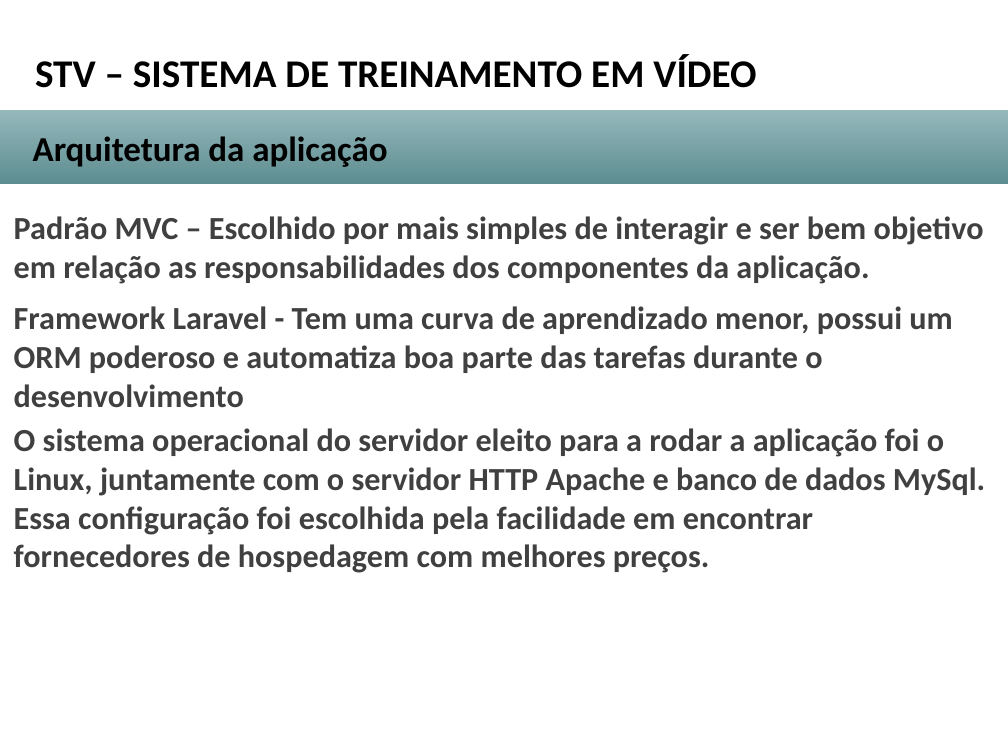
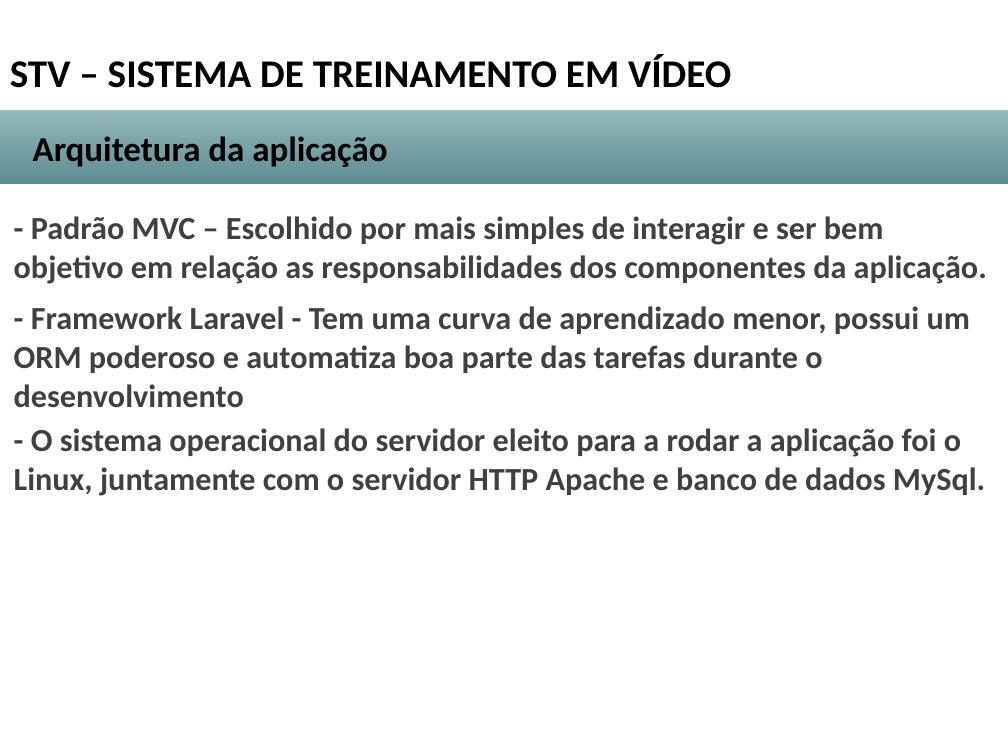
Before and after one commit to evaldoavelar/STV, a slide deck: slide 6 of puc/Apresentacao.odp. Drawn at 1008x756 pixels with LibreOffice and Linux fonts; fonts in the diff are those of the drawing; background and template pictures are left out. Boxes give left, top, right and bottom in pixels: in the first picture for what was removed or moved away, otherwise in the second. Text is boxed around its words. In the diff, an @@ line names an element or a change of style, - is before the commit and + after.

```diff
--- a/puc/Apresentacao.odp
+++ b/puc/Apresentacao.odp
@@ text "STV – SISTEMA DE TREINAMENTO ...": place and size @@
-text "STV – SISTEMA DE TREINAMENTO ..." at [35,54,756,88]
+text "STV – SISTEMA DE TREINAMENTO ..." at [10,54,731,88]
@@ text at [14,216,987,496]: text changed @@
-Padrão MVC – Escolhido por mais simples de interagir e ser bem objetivo em relação as responsabilidades dos componentes da aplicação.
-Framework Laravel - Tem uma curva de aprendizado menor, possui um ORM poderoso e automatiza boa parte das tarefas durante o desenvolvimento
-O sistema operacional do servidor eleito para a rodar a aplicação foi o Linux, juntamente com o servidor HTTP Apache e banco de dados MySql. Essa configuração foi escolhida pela facilidade em encontrar fornecedores de hospedagem com melhores preços.
+- Padrão MVC – Escolhido por mais simples de interagir e ser bem objetivo em relação as responsabilidades dos componentes da aplicação.
+- Framework Laravel - Tem uma curva de aprendizado menor, possui um ORM poderoso e automatiza boa parte das tarefas durante o desenvolvimento
+- O sistema operacional do servidor eleito para a rodar a aplicação foi o Linux, juntamente com o servidor HTTP Apache e banco de dados MySql.
```
Also in this commit, not shown: 9 other slides changed, 2 other files.
